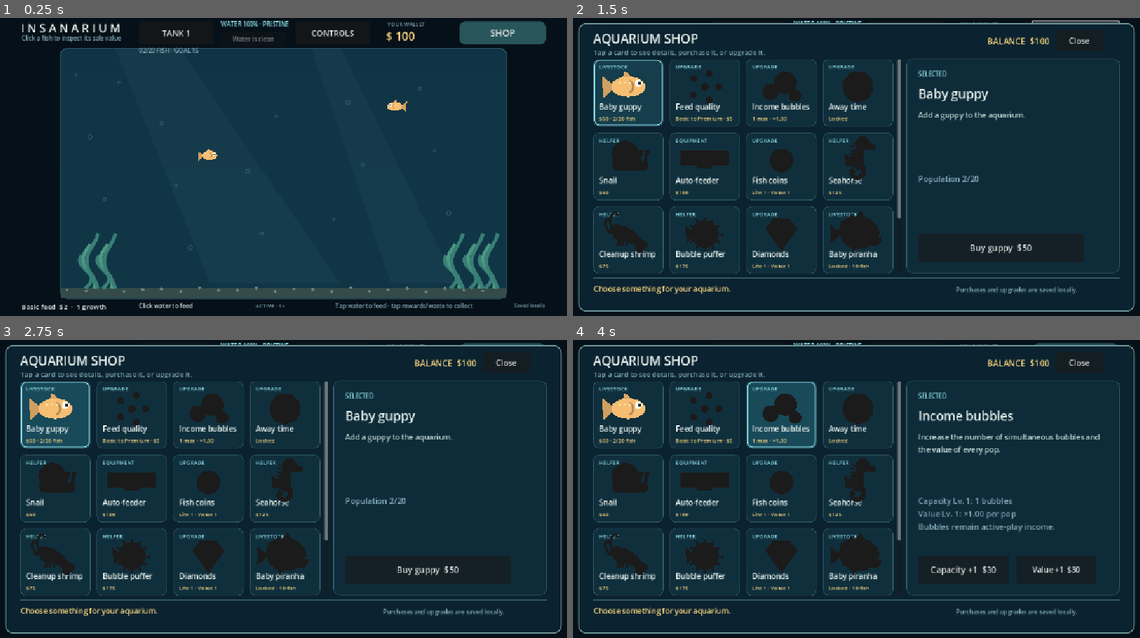
Above: before the commit, frames 1-4 (two rows, left to right).
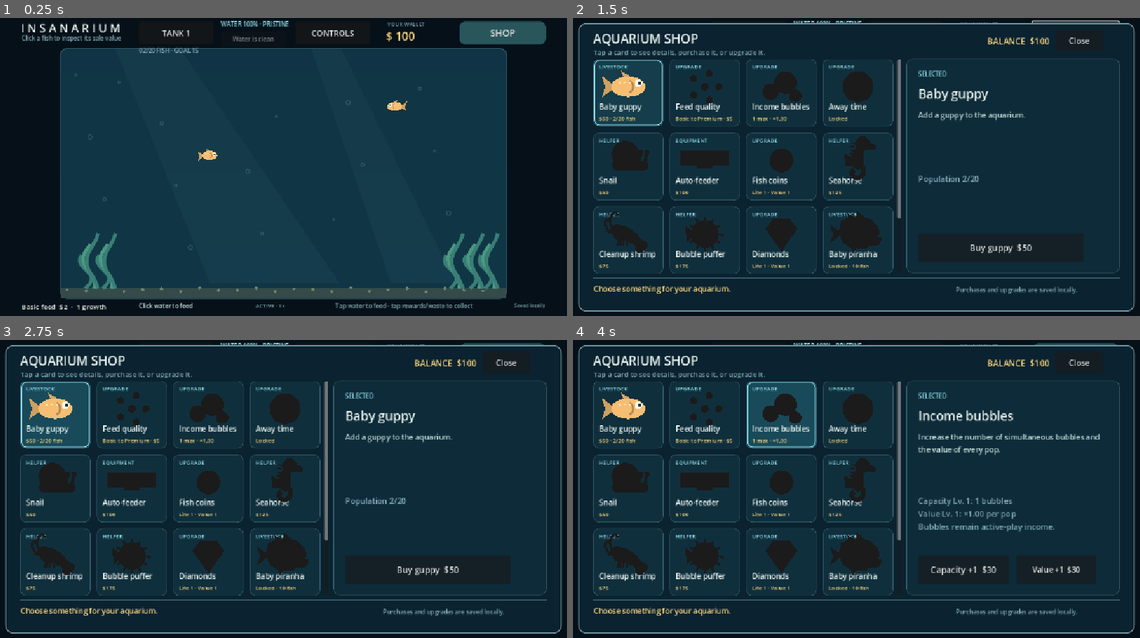
Above: after the commit, the same moments.

Repository: joshuakosasih/insanarium
Game: Godot game, scene res://scenes/aquarium.tscn
Same seed, same stepped clock (60 frames per second), same inputs: the game is played once before the commit and once after it.
Inputs (mouse positions are in pixels of both pictures, inside the frame that each line leads up to):
- Up to frame 1 (0.25 s): no input
- Up to frame 2 (1.5 s): click "TANK 1" at 0.5 s; click "SHOP" at 1.25 s
- Up to frame 3 (2.75 s): click (56, 414) at 2.02 s
- Up to frame 4 (4 s): click (703, 414) at 2.77 s; click (782, 414) at 3.52 s

The runs differ from the first frame. In frame 1, less than 0.1% of the frame differs, in the area x 34-72%, y 27-48%; in frame 2, less than 0.1%, in the area x 5-52%, y 17-75%; in frame 3, less than 0.1%; in frame 4, less than 0.1%.

Commit message:
Sweep agile fish fins backward

Diff:
--- a/scripts/art/aquarium_vector_art.gd
+++ b/scripts/art/aquarium_vector_art.gd
@@ -6,10 +6,13 @@
 	var body_height := lerpf(0.60, 1.12, clampf(vitality, 0.0, 1.0))
 	var tail_length := lerpf(36.0, 50.0, clampf(agility, 0.0, 1.0))
 	var tail_spread := lerpf(11.0, 25.0, clampf(agility, 0.0, 1.0))
+	var tail_notch := lerpf(2.0, 10.0, clampf(agility, 0.0, 1.0))
+	var fin_tip_x := lerpf(-6.0, -18.0, clampf(agility, 0.0, 1.0))
+	var fin_rear_x := lerpf(-10.0, -2.0, clampf(agility, 0.0, 1.0))
 	var crown_offset := (0.85 - body_height) * 19.0
 	canvas.draw_set_transform(at, 0.0, Vector2.ONE * size)
-	canvas.draw_colored_polygon(PackedVector2Array([Vector2(-20, 0), Vector2(-tail_length, -tail_spread + tail), Vector2(-tail_length + 3, tail_spread + tail)]), color.darkened(0.16))
-	canvas.draw_colored_polygon(PackedVector2Array([Vector2(-10, -12), Vector2(-6, -lerpf(19.0, 32.0, agility)), Vector2(12, -12)]), color.darkened(0.12))
+	canvas.draw_colored_polygon(PackedVector2Array([Vector2(-20, 0), Vector2(-tail_length, -tail_spread + tail), Vector2(-tail_length + tail_notch, tail), Vector2(-tail_length, tail_spread + tail)]), color.darkened(0.16))
+	canvas.draw_colored_polygon(PackedVector2Array([Vector2(fin_rear_x, -12), Vector2(fin_tip_x, -lerpf(19.0, 32.0, agility)), Vector2(12, -12)]), color.darkened(0.12))
 	canvas.draw_set_transform(at, 0.0, Vector2(1.45, body_height) * size)
 	canvas.draw_circle(Vector2.ZERO, 19, color)
 	canvas.draw_set_transform(at, 0.0, Vector2.ONE * size)
@@ -45,15 +48,18 @@
 	var body_height := lerpf(0.82, 1.18, clampf(vitality, 0.0, 1.0))
 	var tail_reach := lerpf(40.0, 52.0, clampf(agility, 0.0, 1.0))
 	var tail_height := lerpf(11.0, 21.0, clampf(agility, 0.0, 1.0))
+	var tail_notch := lerpf(2.0, 11.0, clampf(agility, 0.0, 1.0))
 	var dorsal_peak := lerpf(30.0, 46.0, clampf(agility, 0.0, 1.0))
+	var rear_peak_x := lerpf(-12.0, -22.0, clampf(agility, 0.0, 1.0))
+	var front_peak_x := lerpf(4.0, -7.0, clampf(agility, 0.0, 1.0))
 	canvas.draw_set_transform(at, 0.0, Vector2(1.0, body_height) * size)
 	var outline := Color("60454b")
 	var back := color.darkened(0.22)
 	var belly := color.lightened(0.16)
 	# A short, high tail and deep, blunt head distinguish it from the slim guppy.
-	canvas.draw_colored_polygon(PackedVector2Array([Vector2(-25, -1), Vector2(-tail_reach, -tail_height + tail), Vector2(-tail_reach + 3, tail), Vector2(-tail_reach, tail_height + tail)]), outline)
-	canvas.draw_colored_polygon(PackedVector2Array([Vector2(-29, -1), Vector2(-tail_reach + 3, -tail_height * 0.7 + tail), Vector2(-tail_reach + 5, tail), Vector2(-tail_reach + 3, tail_height * 0.7 + tail)]), back)
-	canvas.draw_colored_polygon(PackedVector2Array([Vector2(-14, -17), Vector2(-12, -dorsal_peak + 4), Vector2(-4, -26), Vector2(4, -dorsal_peak), Vector2(12, -26), Vector2(19, -18)]), outline)
+	canvas.draw_colored_polygon(PackedVector2Array([Vector2(-25, -1), Vector2(-tail_reach, -tail_height + tail), Vector2(-tail_reach + tail_notch, tail), Vector2(-tail_reach, tail_height + tail)]), outline)
+	canvas.draw_colored_polygon(PackedVector2Array([Vector2(-29, -1), Vector2(-tail_reach + 3, -tail_height * 0.7 + tail), Vector2(-tail_reach + tail_notch + 2, tail), Vector2(-tail_reach + 3, tail_height * 0.7 + tail)]), back)
+	canvas.draw_colored_polygon(PackedVector2Array([Vector2(-14, -17), Vector2(rear_peak_x, -dorsal_peak + 4), Vector2(-4, -26), Vector2(front_peak_x, -dorsal_peak), Vector2(12, -26), Vector2(19, -18)]), outline)
 	canvas.draw_colored_polygon(PackedVector2Array([Vector2(-15, 15), Vector2(-8, 30), Vector2(0, 20), Vector2(11, 19)]), outline)
 	var body := PackedVector2Array([Vector2(-31, -5), Vector2(-27, -20), Vector2(-14, -28), Vector2(4, -29), Vector2(21, -24), Vector2(32, -12), Vector2(35, -1), Vector2(27, 13), Vector2(12, 24), Vector2(-9, 24), Vector2(-25, 14)])
 	canvas.draw_colored_polygon(body, outline)
Not shown, changed: README.md
Not shown, changed: build/web/index.html
Not shown, changed: build/web/index.pck
Not shown, changed: build/web/index.service.worker.js
